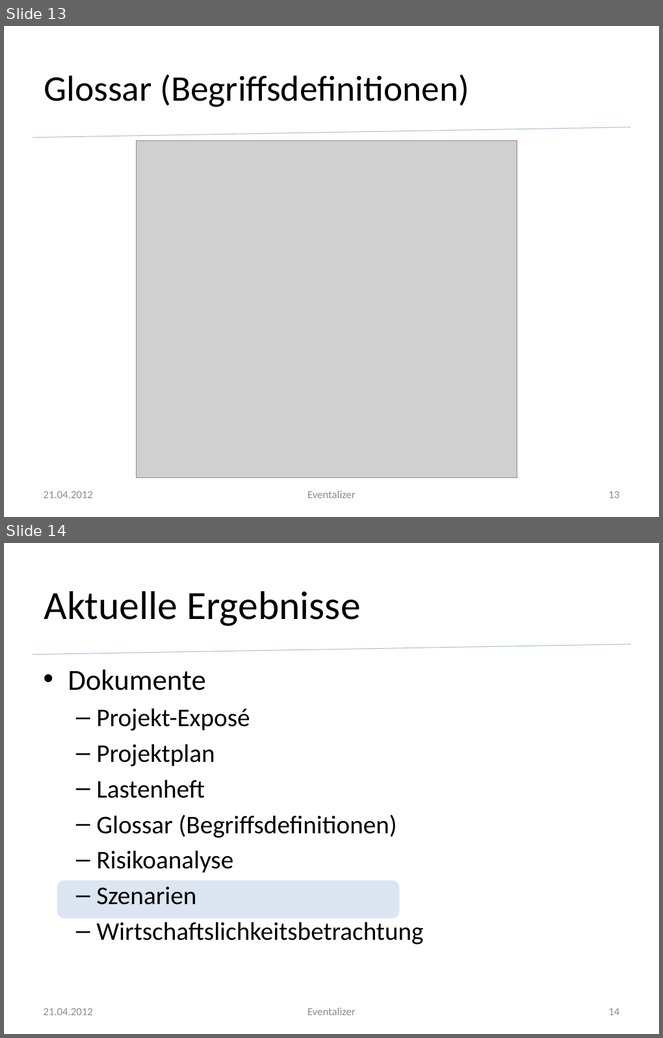
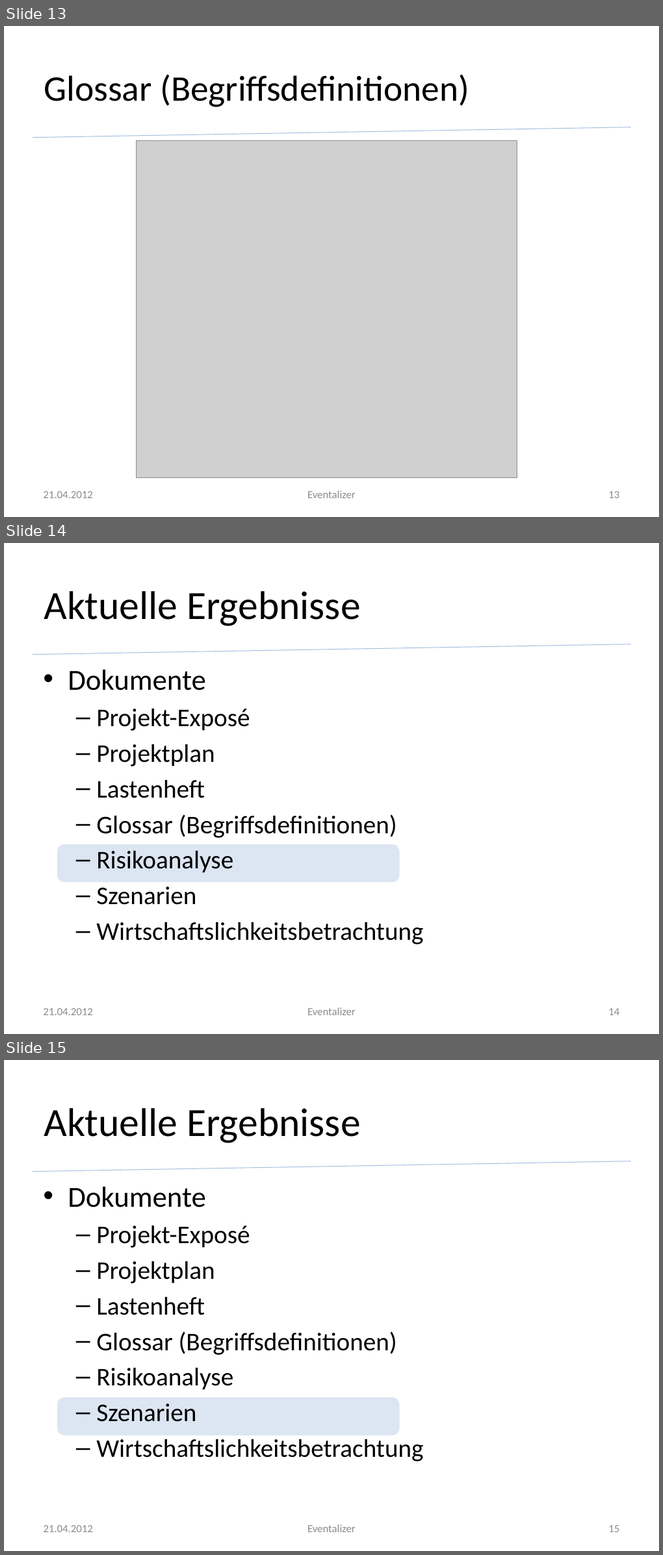
Before and after one commit to silkslostsoul/Eventalizer, a slide deck: Dokumente/Zwischenstand zum 2012 04 21.pptx. Shown one above the other, each under a label of ours: slides 13 and 14 before the commit, slides 13, 14 and 15 after it. The pictures are 663x1038 and 663x1555 pixels, drawn with LibreOffice and Linux fonts; fonts in the diff are those of the drawing; grey boxes stand for pictures; background and template pictures are left out. Boxes give left, top, right and bottom in pixels: in the first picture for what was removed or moved away, otherwise in the second. Text is boxed around its words. In the diff, an @@ line names an element or a change of style, - is before the commit and + after.

```diff
--- a/Dokumente/Zwischenstand zum 2012 04 21.pptx
+++ b/Dokumente/Zwischenstand zum 2012 04 21.pptx
@@ slide 14 added at [4,543,659,1034], background #FFFFFF; not listed: 1 template element that a slide beside it also shows @@
@@ title added at [44,591,360,626], 44 pt, text #000000 @@
+Aktuelle Ergebnisse
@@ text added at [68,670,423,945], 28 pt, text #000000 @@
+• Dokumente
+  – Projekt-Exposé
+  – Projektplan
+  – Lastenheft
+  – Glossar (Begriffsdefinitionen)
+  – Risikoanalyse
+  – Szenarien
+  – Wirtschaftslichkeitsbetrachtung
@@ rounded rectangle added at [59,846,399,882], fill #DCE6F2, outline #DCE6F2 2 pt @@
@@ text added at [43,1008,92,1016], 12 pt, text #8C8C8C @@
+21.04.2012
@@ text added at [308,1008,356,1016], 12 pt, text #8C8C8C @@
+Eventalizer
@@ page number added at [608,1008,620,1016], 12 pt, text #8C8C8C @@
+14
@@ what was slide 14 is now slide 15 @@
@@ page number at [608,1525,620,1533]: text changed @@
-14
+15
```
Also in this commit, not shown: 1 slide changed, 1 other slide added.
